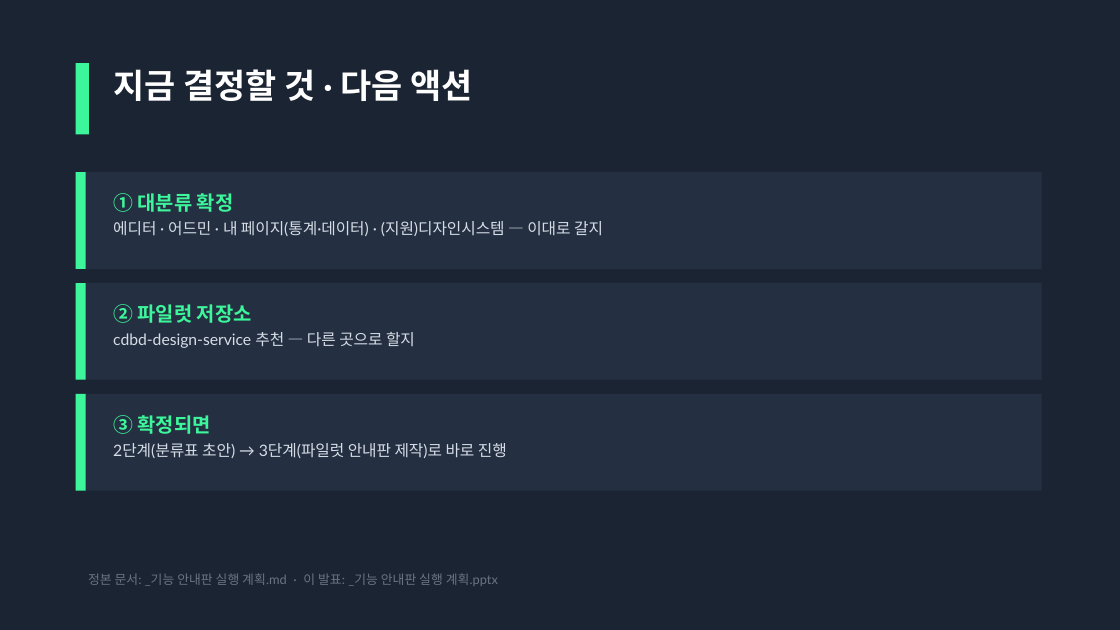
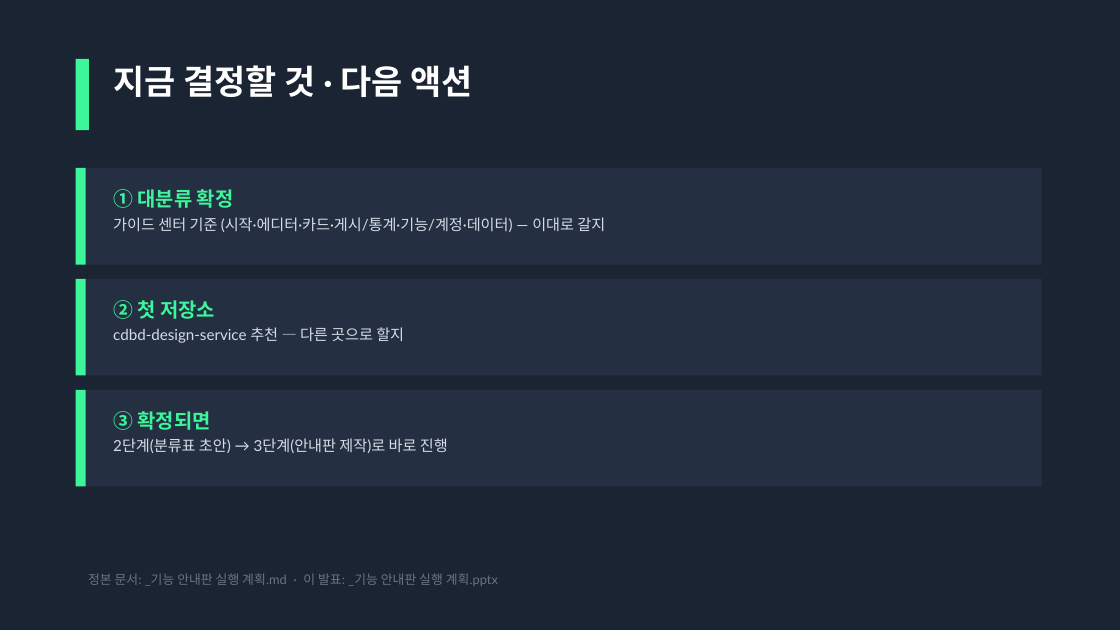
Before and after one commit to CdBd-in/design, a slide deck: slide 11 of _기능 안내판 실행 계획.pptx. Drawn at 1120x630 pixels with LibreOffice and Linux fonts; fonts in the diff are those of the drawing. Boxes give left, top, right and bottom in pixels: in the first picture for what was removed or moved away, otherwise in the second. Text is boxed around its words. In the diff, an @@ line names an element or a change of style, - is before the commit and + after.

```diff
--- a/_기능 안내판 실행 계획.pptx
+++ b/_기능 안내판 실행 계획.pptx
@@ text at [113,217,605,232]: text changed; size 13.5 to 13 pt @@
-에디터 · 어드민 · 내 페이지(통계·데이터) · (지원)디자인시스템 — 이대로 갈지
+가이드 센터 기준 (시작·에디터·카드·게시/통계·기능/계정·데이터) — 이대로 갈지
@@ text at [113,300,215,319]: text changed @@
-② 파일럿 저장소
+② 첫 저장소
@@ text at [113,327,404,343]: size 13.5 to 13 pt in "cdbd-design-service 추천 — 다른 곳으로 할지" @@
@@ 7 rectangles, 1 text: place and size @@
-7 rectangles, 1 text at [76,63,1042,491]
+7 rectangles, 1 text at [76,59,1042,486]
@@ text at [113,438,448,453]: text changed; size 13.5 to 13 pt @@
-2단계(분류표 초안) → 3단계(파일럿 안내판 제작)로 바로 진행
+2단계(분류표 초안) → 3단계(안내판 제작)로 바로 진행
```
Also in this commit, not shown: 6 other slides changed, 3 slides added, 3 slides removed, 2 other files.
